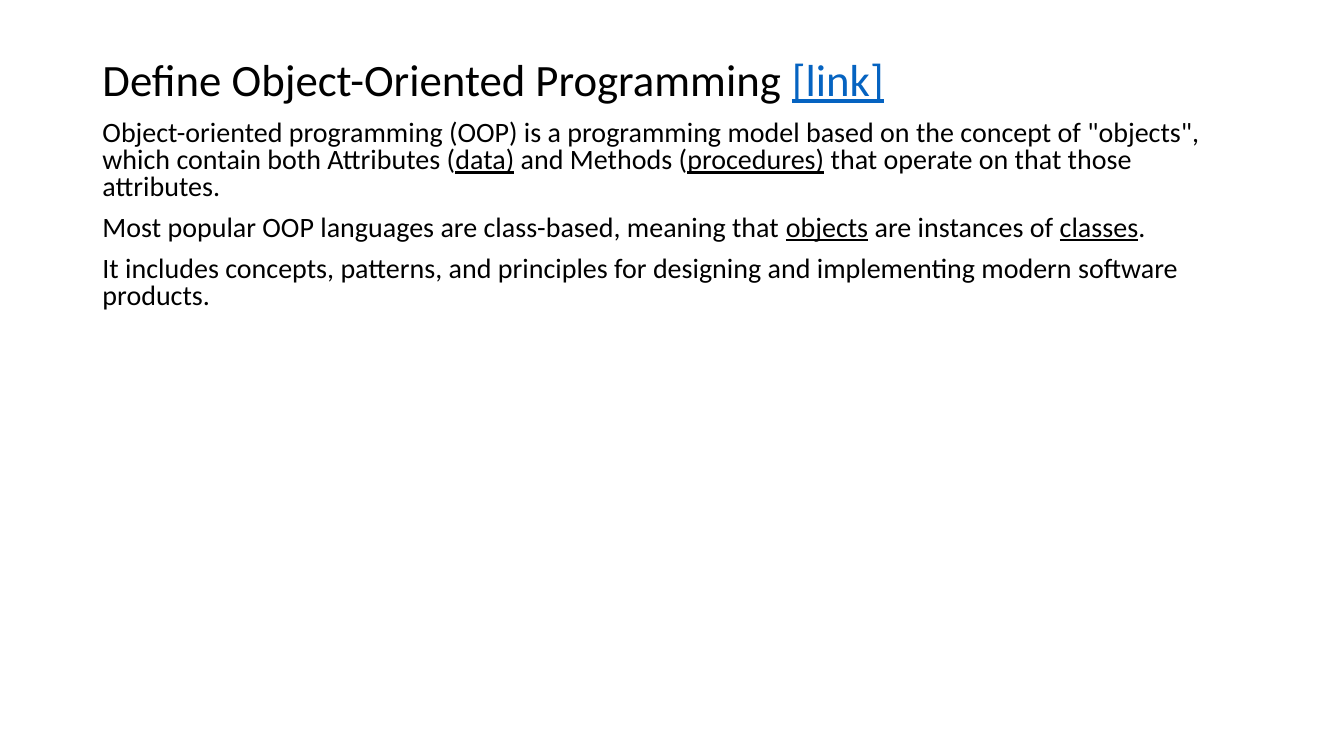
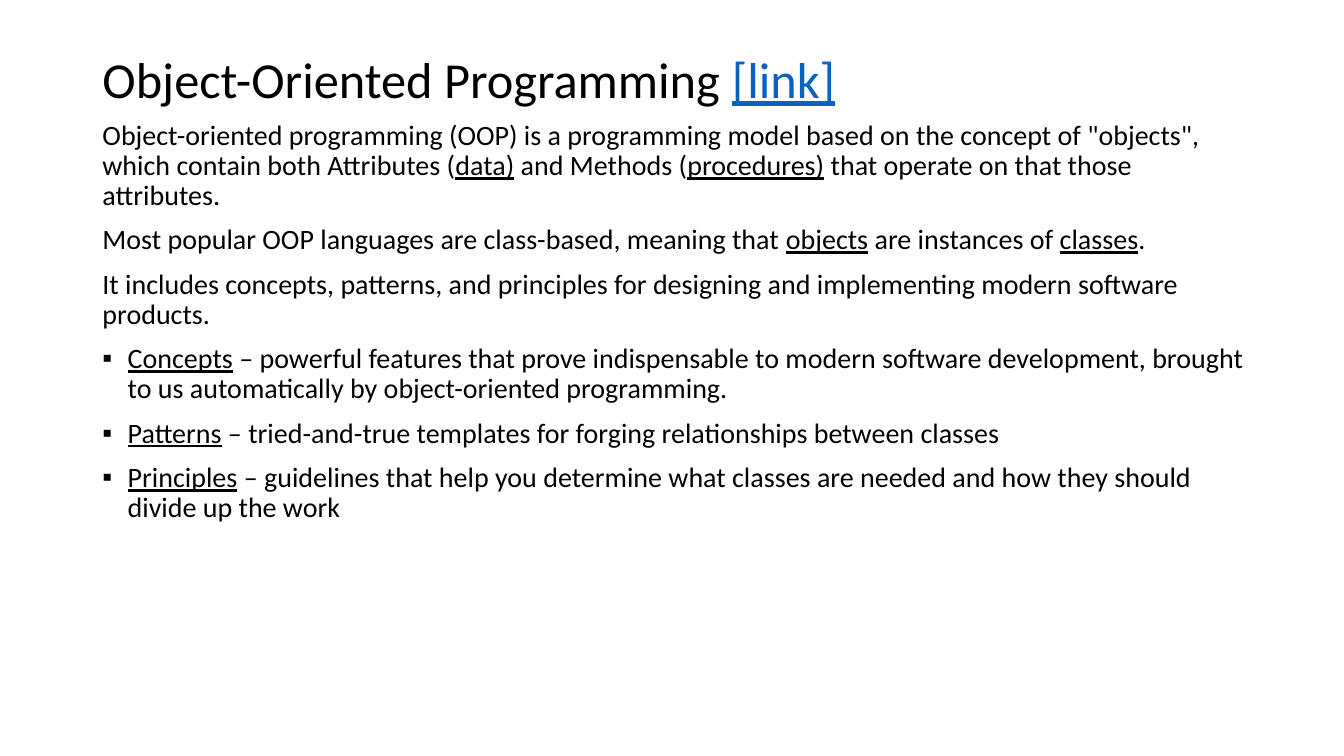
Before and after one commit to EricJPogue/www-epogue-info, a slide deck: slide 3 of CPSC-24500/Week01/2016SpringW01Slides.pptx. Drawn at 1344x756 pixels with LibreOffice and Linux fonts; fonts in the diff are those of the drawing. Boxes give left, top, right and bottom in pixels: in the first picture for what was removed or moved away, otherwise in the second. Text is boxed around its words. In the diff, an @@ line names an element or a change of style, - is before the commit and + after.

```diff
--- a/CPSC-24500/Week01/2016SpringW01Slides.pptx
+++ b/CPSC-24500/Week01/2016SpringW01Slides.pptx
@@ title at box(102, 61, 835, 107): text changed; size 32 to 36 pt @@
-Define Object-Oriented Programming [link]
+Object-Oriented Programming [link]
@@ text at box(102, 124, 1199, 329): line spacing 0.8 to 0.9 @@
@@ text at box(128, 348, 1243, 522): paragraphs added @@
+▪ Concepts – powerful features that prove indispensable to modern software development, brought to us automatically by object-oriented programming.
+▪ Patterns – tried-and-true templates for forging relationships between classes
+▪ Principles – guidelines that help you determine what classes are needed and how they should divide up the work
```
Also in this commit, not shown: 38 other slides changed, 1 other file.
